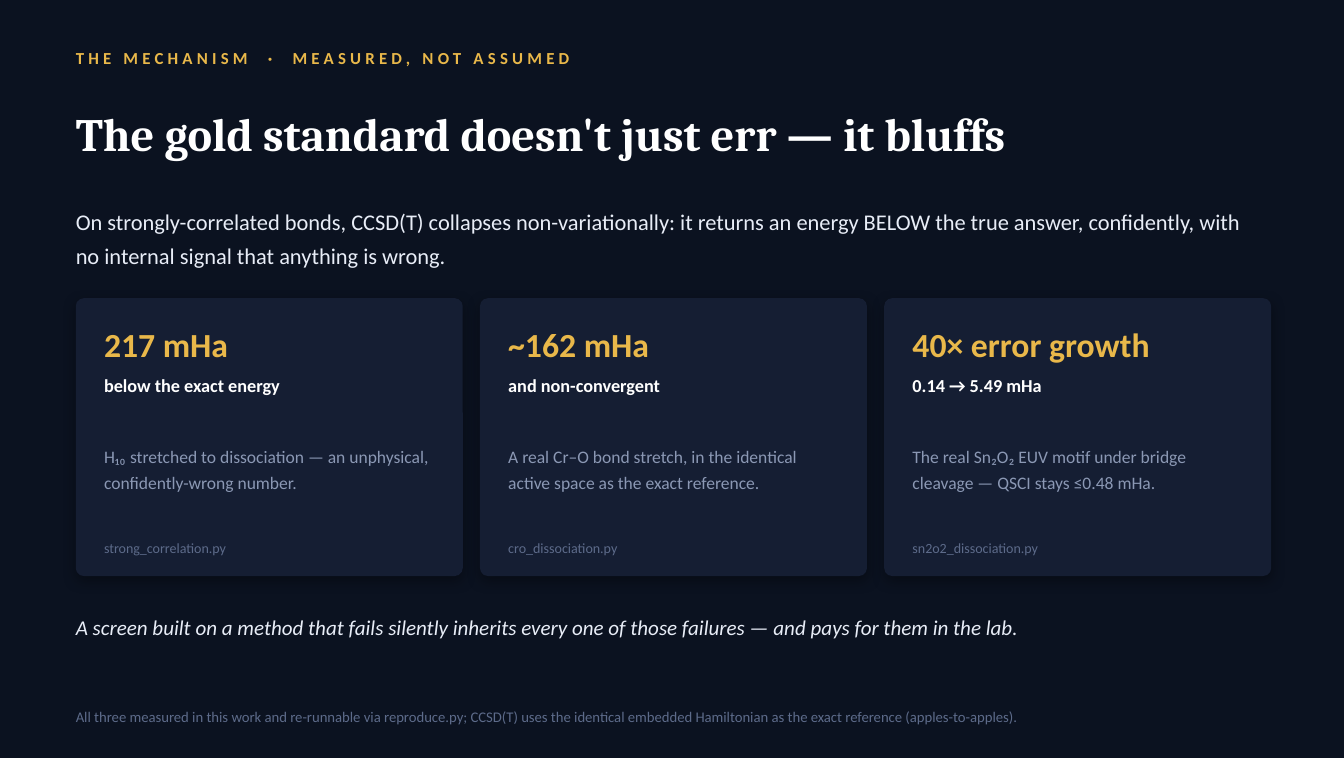
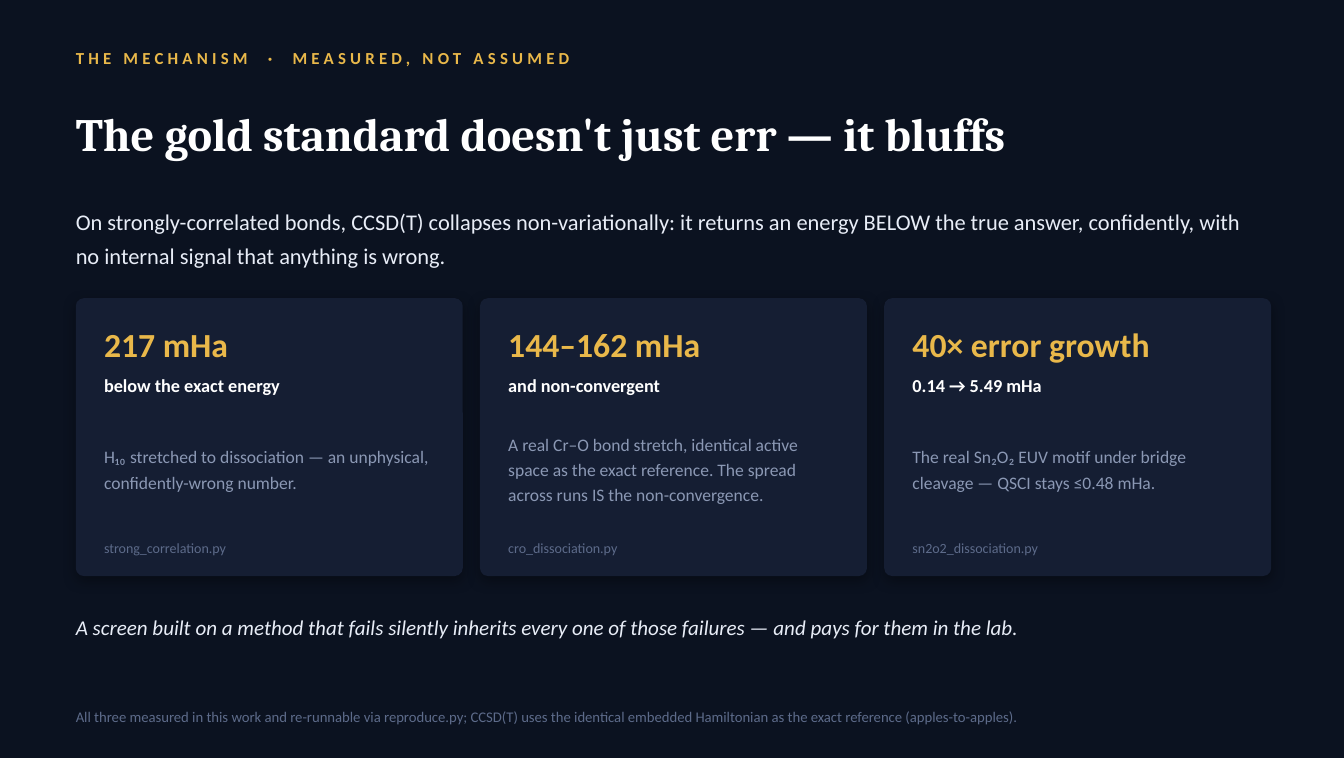
Before and after one commit to christianmetzl/potomac_advancedmaterials, a slide deck: slide 3 of paper/EIGENNEXUS_MATGENQ_Value_Story.pptx. Drawn at 1344x758 pixels with LibreOffice and Linux fonts; fonts in the diff are those of the drawing. Boxes give left, top, right and bottom in pixels: in the first picture for what was removed or moved away, otherwise in the second. Text is boxed around its words. In the diff, an @@ line names an element or a change of style, - is before the commit and + after.

```diff
--- a/paper/EIGENNEXUS_MATGENQ_Value_Story.pptx
+++ b/paper/EIGENNEXUS_MATGENQ_Value_Story.pptx
@@ text at box(508, 334, 700, 358): text changed @@
-~162 mHa
+144–162 mHa
@@ text at box(508, 439, 798, 504): text changed @@
-A real Cr–O bond stretch, in the identical active space as the exact reference.
+A real Cr–O bond stretch, identical active space as the exact reference. The spread across runs IS the non-convergence.
```
Also in this commit, not shown: 11 other files.
